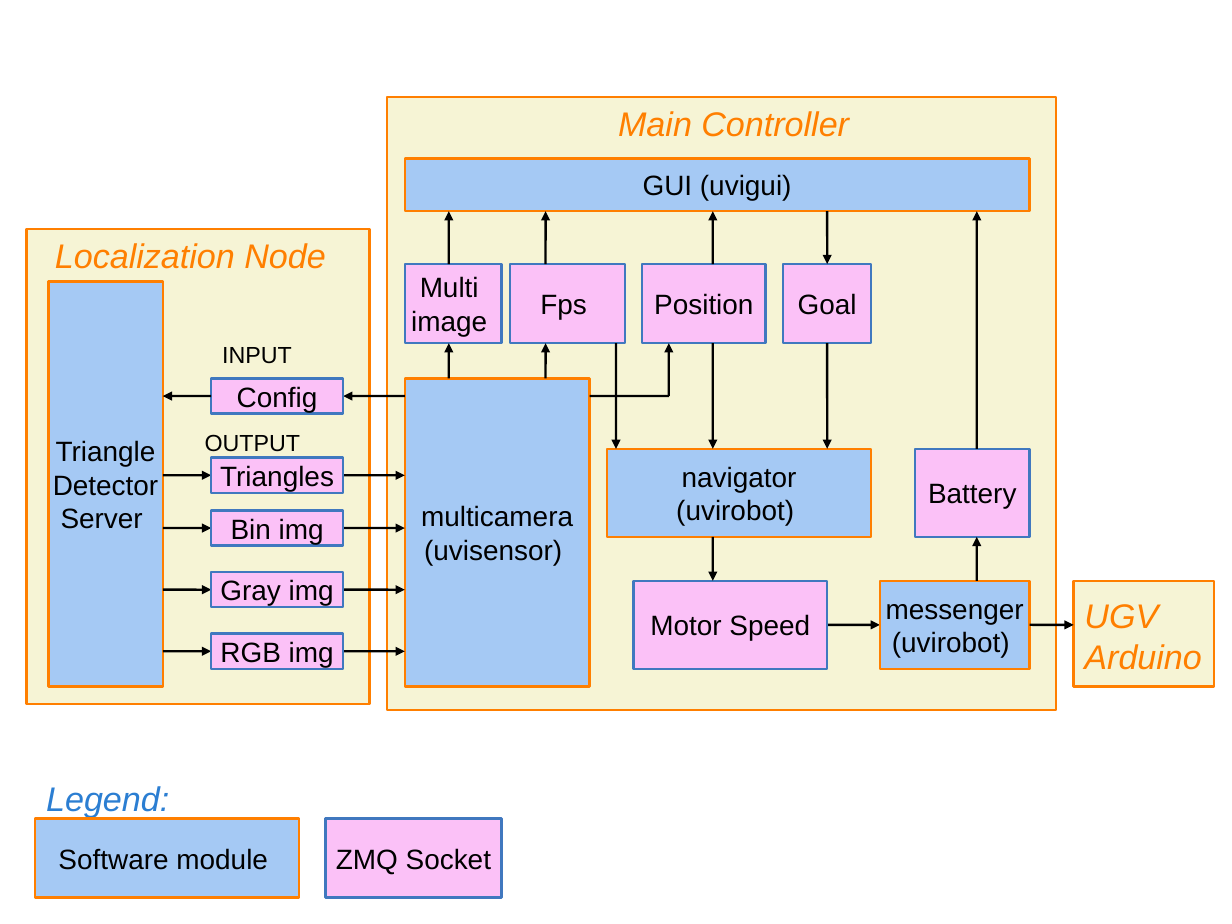
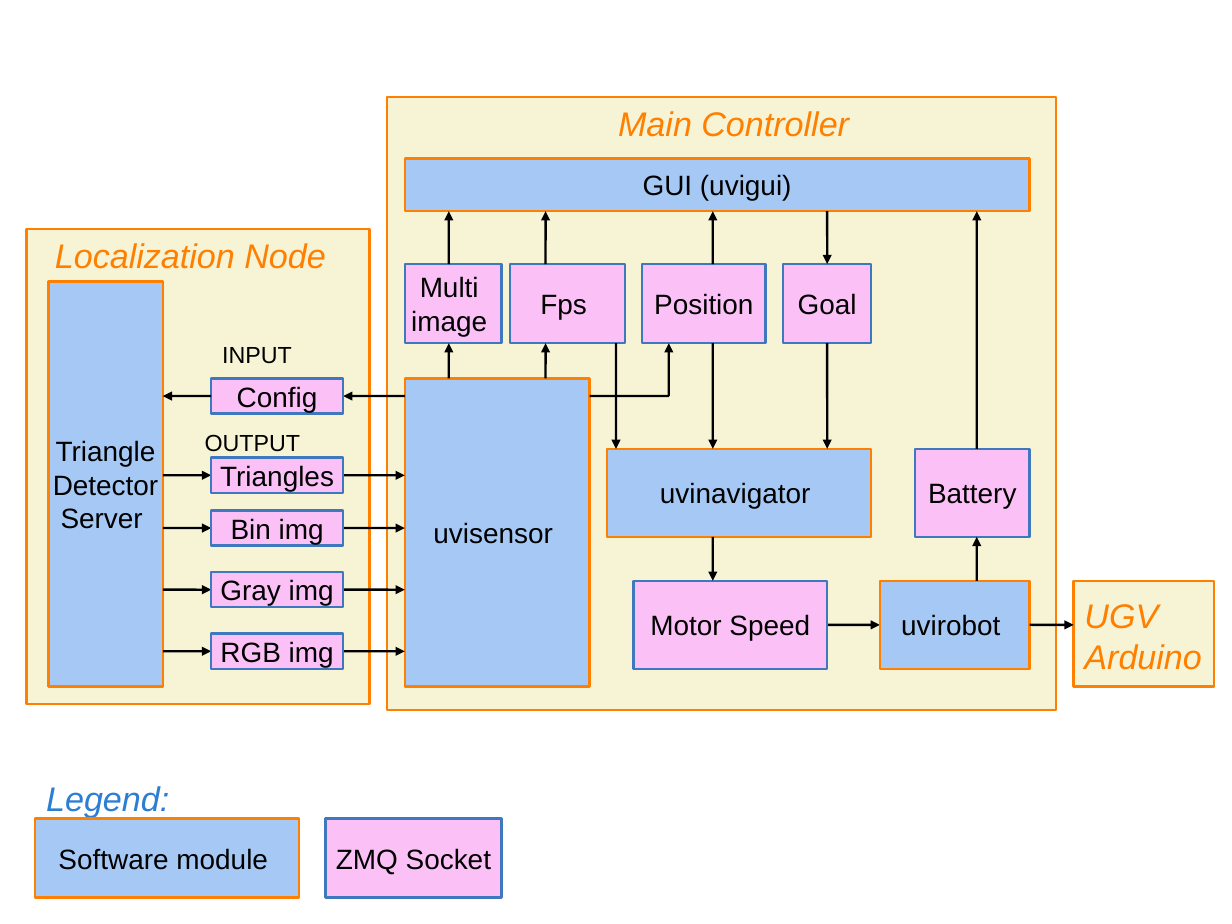
Before and after one commit to UviDTE-UviSpace/uvispace-main-controller, a slide deck: slide 1 of docs/_static/sockets.odp. Drawn at 1232x924 pixels with LibreOffice and Linux fonts; fonts in the diff are those of the drawing. Boxes give left, top, right and bottom in pixels: in the first picture for what was removed or moved away, otherwise in the second. Text is boxed around its words. In the diff, an @@ line names an element or a change of style, - is before the commit and + after.

Commit message:
reorganize uvispace packages to pyhon 3 added set environments for windows and linux placed main controller sockets in a config file placed camera sockets in their config files split uvirobot module in 2: uvirobot and uvinavigator

```diff
--- a/docs/_static/sockets.odp
+++ b/docs/_static/sockets.odp
@@ text in rectangle at (660,482,811,509): text changed @@
-navigator
-(uvirobot)
+uvinavigator
@@ text in rectangle at (433,522,553,544): text changed @@
-multicamera
-(uvisensor)
+uvisensor
@@ text in rectangle at (901,614,1000,636): text changed @@
-messenger
-(uvirobot)
+uvirobot
```
Also in this commit, not shown: 14 other files.
